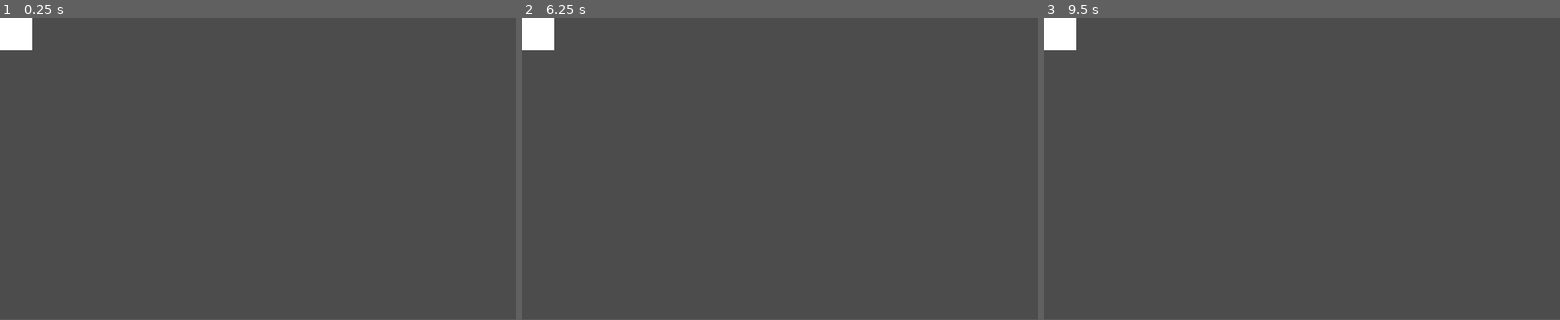
Above: before the commit, frames 1-3 (left to right).
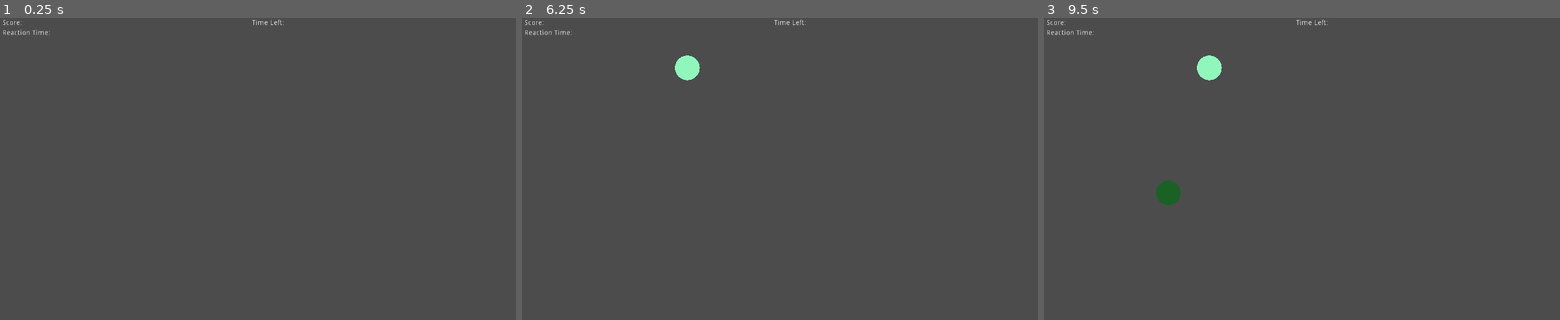
Above: after the commit, the same moments.

Repository: AllexisAlvarico/HH-Reaction
Game: Godot game, scene res://TestScene.tscn
The game is run twice, just before and just after one commit, with the same random seed, the same clock (stepped at 60 frames per second) and the same inputs.
Inputs (mouse positions are in pixels of both pictures, inside the frame that each line leads up to):
- Up to frame 1 (0.25 s): no input
- Up to frame 2 (6.25 s): tap Enter (ui_accept) at 0.5, 0.6, 0.77, 1.07, 1.25, 1.35, 1.52, 1.82, 2, 2.1, 2.75, 2.85, 3.02, 3.32, 3.5, 3.6, 3.77, 4.07, 4.25, 4.35, 4.52, 4.82, 5.1, 5.85, 6.02 s; move the mouse to (893, 153) at 0.52 s; click (893, 153) at 0.67 s; move the mouse to (676, 184) at 1.27 s; click (676, 184) at 1.42 s; move the mouse to (831, 102) at 2.02 s; click (831, 102) at 2.17 s; move the mouse to (754, 229) at 2.77 s; click (754, 229) at 2.92 s; move the mouse to (934, 214) at 3.52 s; click (934, 214) at 3.67 s; move the mouse to (625, 123) at 4.27 s; click (625, 123) at 4.42 s; move the mouse to (805, 169) at 5.02 s; click (805, 169) at 5.17 s; move the mouse to (702, 93) at 5.77 s; click (702, 93) at 5.92 s
- Up to frame 3 (9.5 s): tap Enter (ui_accept) at 6.32, 6.6, 6.77, 7.07, 7.35, 7.52, 7.82, 8.1, 8.85, 9.02, 9.32 s; move the mouse to (1415, 153) at 6.52 s; click (1415, 153) at 6.67 s; move the mouse to (1198, 184) at 7.27 s; click (1198, 184) at 7.42 s; move the mouse to (1353, 102) at 8.02 s; click (1353, 102) at 8.17 s; move the mouse to (1276, 229) at 8.77 s; click (1276, 229) at 8.92 s
In our replay, the window is 800x468 before the commit and 800x469 after it. These sizes can differ from the game's own. Grey fills any space a smaller window leaves; there, only what the larger window draws over its background counts as a difference.

The runs differ from the first frame. In frame 1, 0.7% of the frame differs, in the area x 0-55%, y 0-11%; in frame 2, 1.0%; in frame 3, 1.3%, in the area x 0-55%, y 0-63%.
Error after the commit: Invalid set index 'text' (on base: 'null instance') with value of type 'String'. (res://Scripts/TouchController.gd:22)

Commit message:
nearly finished randomly placed shapes

Diff:
--- a/Scripts/TouchController.gd
+++ b/Scripts/TouchController.gd
@@ -1,12 +1,50 @@
 extends Node2D
 
-onready var area = get_node("Area2D")
+# refs
+onready var reactionLabel = get_node("HUD/Label")
+onready var spawnTimer = get_node("SpawnTimer")
+onready var shapeScene = preload("res://Shape/Shape.tscn")
+
+var screenSize := OS.get_window_safe_area()
+var rng := RandomNumberGenerator.new()
+
+var reactionTime := 0.0
+var score := 0.0
+
+var spawnDelay: float
+
+export var spawnDelayMin := 0.5
+export var spawnDelayMax := 5.0
+
+var waitingForShape := false
+
+func _ready() -> void:
+	reactionLabel.text = "Reaction Time: " + str(reactionTime)
+
+func setReactionTime(newReactionTime: float) -> void:
+	reactionTime = newReactionTime
+	score += 1.0
+	reactionLabel.text = "Reaction Time: " + str(reactionTime)
 
 func _input(_event: InputEvent) -> void:
 	if Input.is_action_just_pressed("quit"):
 		get_tree().quit()
 
-func _on_Area2D_input_event(_viewport:Node, _event:InputEvent, _shape_idx:int) -> void:
-	if Input.is_action_just_pressed("ui_accept"):
-		print("object clicked")
-		get_tree().queue_delete(area)
+func _process(_delta: float) -> void:
+	if !waitingForShape:
+		instanceShape()
+
+func instanceShape():
+	rng.randomize()
+	spawnDelay = rng.randf_range(spawnDelayMin, spawnDelayMax)
+	spawnTimer.wait_time = spawnDelay
+	spawnTimer.start()
+	waitingForShape = true
+
+func _on_SpawnTimer_timeout() -> void:
+	var newShape = shapeScene.instance()
+	add_child(newShape)
+	newShape.position = Vector2(rng.randf_range(0 + newShape.getRadius() * 2.0, screenSize.size.x - newShape.getRadius() * 2.0),
+	rng.randf_range(0 + newShape.getRadius() * 2.0, screenSize.size.y - newShape.getRadius() * 2.0))
+	newShape.randomModulate(rng)
+	waitingForShape = false
--- /dev/null
+++ b/Shape/Shape.gd
@@ -0,0 +1,20 @@
+extends Area2D
+
+onready var touchController = get_tree().root.get_node("Root")
+onready var collider = get_node("CollisionShape2D")
+
+var timeElapsed := 0.0
+
+func getRadius() -> float:
+	return collider.shape.radius
+
+func randomModulate(rng: RandomNumberGenerator):
+	modulate = Color(rng.randf(), rng.randf(), rng.randf())
+
+func _process(delta: float) -> void:
+	timeElapsed += delta
+
+func _on_Shape_input_event(_viewport:Node, _event:InputEvent, _shape_idx:int) -> void:
+	if Input.is_action_just_pressed("ui_accept"):
+		touchController.setReactionTime(timeElapsed)
+		get_tree().queue_delete(self)
--- /dev/null
+++ b/Shape/Shape.tscn
@@ -0,0 +1,19 @@
+[gd_scene load_steps=4 format=2]
+
+[ext_resource path="res://Shape/Shape.gd" type="Script" id=1]
+[ext_resource path="res://Shape/circle.png" type="Texture" id=2]
+
+[sub_resource type="CircleShape2D" id=1]
+radius = 25.0
+
+[node name="Shape" type="Area2D"]
+script = ExtResource( 1 )
+
+[node name="Sprite" type="Sprite" parent="."]
+scale = Vector2( 0.01, 0.01 )
+texture = ExtResource( 2 )
+
+[node name="CollisionShape2D" type="CollisionShape2D" parent="."]
+shape = SubResource( 1 )
+
+[connection signal="input_event" from="." to="." method="_on_Shape_input_event"]
--- a/TestScene.tscn
+++ b/TestScene.tscn
@@ -4,13 +4,36 @@
 
 [node name="Root" type="Node2D"]
 script = ExtResource( 1 )
+spawnDelayMin = 2.0
+spawnDelayMax = 6.0
 
-[node name="Area2D" type="Area2D" parent="."]
+[node name="HUD" type="CanvasLayer" parent="."]
 
-[node name="Polygon2D" type="Polygon2D" parent="Area2D"]
-polygon = PoolVector2Array( 0, 0, 64, 0, 64, 64, 0, 64 )
+[node name="ScoreLabel" type="Label" parent="HUD"]
+margin_left = 5.0
+margin_right = 200.0
+margin_bottom = 20.0
+text = "Score: "
+valign = 1
 
-[node name="CollisionPolygon2D" type="CollisionPolygon2D" parent="Area2D"]
-polygon = PoolVector2Array( 0, 0, 64, 0, 64, 64, 0, 64 )
+[node name="TimeLeftLabel" type="Label" parent="HUD"]
+margin_left = 500.0
+margin_right = 695.0
+margin_bottom = 20.0
+text = "Time Left: "
+valign = 1
 
-[connection signal="input_event" from="Area2D" to="." method="_on_Area2D_input_event"]
+[node name="ReactionLabel" type="Label" parent="HUD"]
+margin_left = 5.0
+margin_top = 20.0
+margin_right = 200.0
+margin_bottom = 40.0
+text = "Reaction Time: "
+valign = 1
+
+[node name="SpawnTimer" type="Timer" parent="."]
+
+[node name="EndTimer" type="Timer" parent="."]
+wait_time = 10.0
+
+[connection signal="timeout" from="SpawnTimer" to="." method="_on_SpawnTimer_timeout"]
--- a/project.godot
+++ b/project.godot
@@ -13,6 +13,13 @@
 config/name="Reaction Test"
 run/main_scene="res://TestScene.tscn"
 config/icon="res://icon.png"
+
+[display]
+
+window/dpi/allow_hidpi=true
+window/handheld/orientation="portrait"
+window/stretch/mode="2d"
+window/stretch/aspect="expand"
 
 [input]
 
Binary file added: Shape/circle.png
Not shown, added: Shape/circle.png.import
